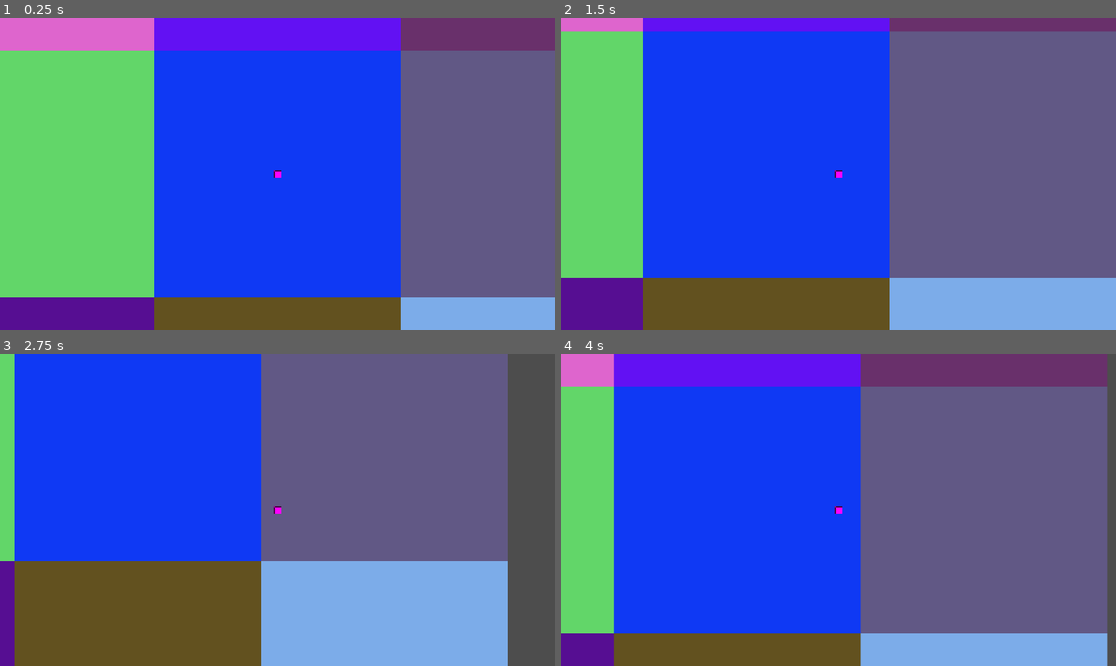
Above: before the commit, frames 1-4 (two rows, left to right).
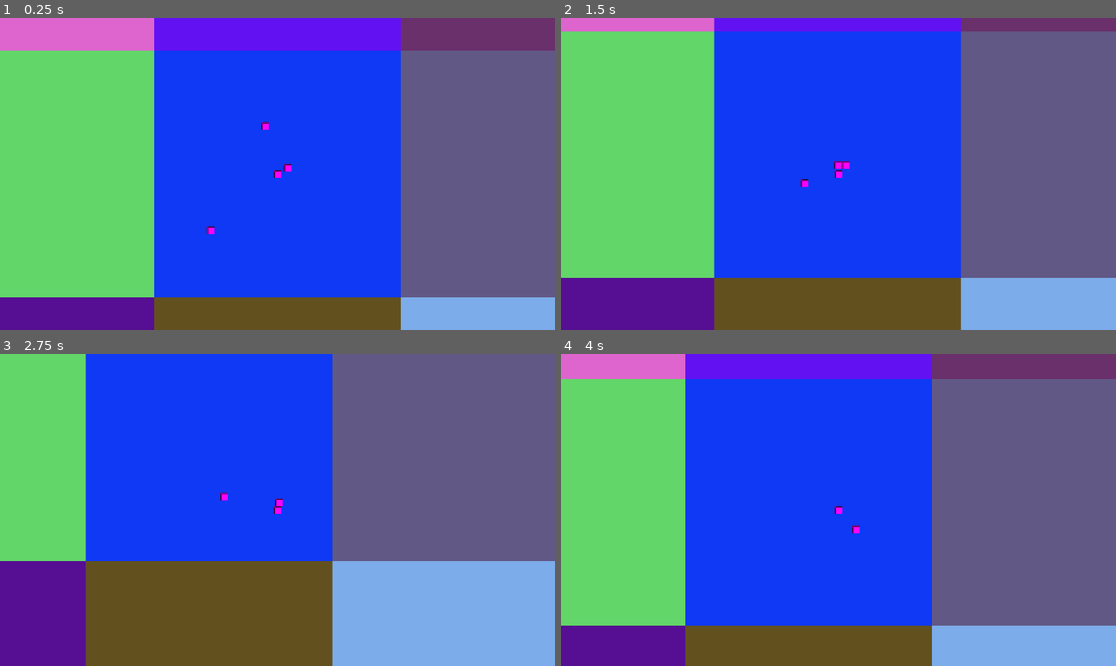
Above: after the commit, the same moments.

Repository: MRCLARK0/Cook_Craft_Die_Repeat
Game: Godot game, scene res://main/main.tscn
The game is run twice, just before and just after one commit, with the same random seed, the same clock (stepped at 60 frames per second) and the same inputs.
Inputs:
- Up to frame 1 (0.25 s): no input
- Up to frame 2 (1.5 s): hold Right (ui_right) 0.53-1.28 s; tap Space (attack, bound only after the commit) at 0.6, 1.35 s; hold Down (ui_down) from 1.28 s (still down)
- Up to frame 3 (2.75 s): release Down (ui_down) at 2.03 s; hold Right (ui_right) from 2.03 s (still down); tap Space (attack, bound only after the commit) at 2.1 s
- Up to frame 4 (4 s): release Right (ui_right) at 2.78 s; hold Up (ui_up) 2.78-3.53 s; tap Space (attack, bound only after the commit) at 2.85, 3.6 s; hold Left (ui_left) from 3.53 s (still down)

The runs differ from the first frame. In frame 1, 0.1% of the frame differs, in the area x 37-53%, y 33-70%; in frame 2, 26%; in frame 3, 34%, in the area x 2-100%, y 0-100%; in frame 4, 31%.

Commit message:
feat: core combat loop and ingredient drops functioning

Diff:
--- /dev/null
+++ b/entities/Enemy.gd
@@ -0,0 +1,47 @@
+extends CharacterBody2D
+
+signal enemy_defeated(pos: Vector2)
+
+@export var move_speed: float = 100.0
+@export var detection_radius: float = 150.0
+@export var health: int = 3
+
+var target: Node2D = null
+var wander_direction: Vector2 = Vector2.RIGHT.rotated(randf() * TAU)
+var wander_timer: float = 0.0
+
+func _ready() -> void:
+	$Area2D/CollisionShape2D.shape.radius = detection_radius
+	$Area2D.connect("body_entered", _on_body_entered)
+	$Area2D.connect("body_exited", _on_body_exited)
+
+func _physics_process(delta: float) -> void:
+	if target:
+		var direction := (target.global_position - global_position).normalized()
+		velocity = direction * move_speed
+	else:
+		wander_timer -= delta
+		if wander_timer <= 0.0:
+			wander_timer = randf_range(1.5, 3.0)
+			wander_direction = Vector2.RIGHT.rotated(randf() * TAU)
+		velocity = wander_direction * move_speed * 0.4
+
+	move_and_slide()
+
+func _on_body_entered(body: Node) -> void:
+	if body.is_in_group("player"):
+		target = body
+
+func _on_body_exited(body: Node) -> void:
+	if body == target:
+		target = null
+
+func take_damage(amount: int) -> void:
+	health -= amount
+	if health <= 0:
+		die()
+
+func die() -> void:
+	print("Enemy defeated! Dropping ingredient.")
+	emit_signal("enemy_defeated", global_position)
+	queue_free()
--- /dev/null
+++ b/entities/Enemy.tscn
@@ -0,0 +1,26 @@
+[gd_scene load_steps=5 format=3 uid="uid://cymfgqh7gyv35"]
+
+[ext_resource type="Script" uid="uid://dgbbmx64l8t36" path="res://entities/Enemy.gd" id="1_ixjfo"]
+
+[sub_resource type="PlaceholderTexture2D" id="PlaceholderTexture2D_d0yhi"]
+size = Vector2(16, 16)
+
+[sub_resource type="RectangleShape2D" id="RectangleShape2D_a23sr"]
+size = Vector2(16, 16)
+
+[sub_resource type="CircleShape2D" id="CircleShape2D_vec32"]
+radius = 100.0
+
+[node name="Enemy" type="CharacterBody2D" groups=["enemies"]]
+script = ExtResource("1_ixjfo")
+
+[node name="Sprite2D" type="Sprite2D" parent="."]
+texture = SubResource("PlaceholderTexture2D_d0yhi")
+
+[node name="CollisionShape2D" type="CollisionShape2D" parent="."]
+shape = SubResource("RectangleShape2D_a23sr")
+
+[node name="Area2D" type="Area2D" parent="."]
+
+[node name="CollisionShape2D" type="CollisionShape2D" parent="Area2D"]
+shape = SubResource("CircleShape2D_vec32")
--- /dev/null
+++ b/entities/IngredientPickup.gd
@@ -0,0 +1,11 @@
+extends Area2D
+
+@export var ingredient_name: String = "Mystery Meat"
+
+func _ready() -> void:
+	connect("body_entered", _on_body_entered)
+
+func _on_body_entered(body: Node) -> void:
+	if body.is_in_group("player"):
+		print("Picked up: ", ingredient_name)
+		queue_free()
--- /dev/null
+++ b/entities/IngredientPickup.tscn
@@ -0,0 +1,14 @@
+[gd_scene load_steps=3 format=3 uid="uid://cskf8wk7rtosj"]
+
+[ext_resource type="Script" uid="uid://bgch0g028l8e0" path="res://entities/IngredientPickup.gd" id="1_xxaec"]
+
+[sub_resource type="CircleShape2D" id="CircleShape2D_5xlx7"]
+radius = 25.0
+
+[node name="IngredientPickup" type="Area2D"]
+script = ExtResource("1_xxaec")
+
+[node name="Sprite2D" type="Sprite2D" parent="."]
+
+[node name="CollisionShape2D" type="CollisionShape2D" parent="."]
+shape = SubResource("CircleShape2D_5xlx7")
--- a/entities/Player.gd
+++ b/entities/Player.gd
@@ -1,6 +1,14 @@
 extends CharacterBody2D
 
 @export var move_speed: float  = 200.0
+@export var attack_range: float = 24.0
+@export var attack_cooldown: float = 0.4
+
+var can_attack: bool = true
+
+func _process(_delta):
+	if Input.is_action_just_pressed("attack") and can_attack:
+		perform_attack()
 
 func _physics_process(delta: float) -> void:
 	var input_vector := Vector2.ZERO
@@ -10,3 +18,12 @@
 
 	velocity = input_vector * move_speed
 	move_and_slide()
+
+func perform_attack():
+	can_attack = false
+	print("Player attacked!")
+	for body in get_tree().get_nodes_in_group("enemies"):
+		if global_position.distance_to(body.global_position) < attack_range:
+			body.take_damage(1)
+	await get_tree().create_timer(attack_cooldown).timeout
+	can_attack = true
--- a/entities/Player.tscn
+++ b/entities/Player.tscn
@@ -9,7 +9,7 @@
 [sub_resource type="RectangleShape2D" id="RectangleShape2D_eh0f6"]
 size = Vector2(16, 16)
 
-[node name="Player" type="CharacterBody2D"]
+[node name="Player" type="CharacterBody2D" groups=["player"]]
 script = ExtResource("1_ojs4q")
 
 [node name="Sprite2D" type="Sprite2D" parent="."]
--- a/project.godot
+++ b/project.godot
@@ -49,3 +49,8 @@
 , Object(InputEventKey,"resource_local_to_scene":false,"resource_name":"","device":-1,"window_id":0,"alt_pressed":false …(183 unchanged characters)…
 ]
 }
+attack={
+"deadzone": 0.2,
+"events": [Object(InputEventKey,"resource_local_to_scene":false,"resource_name":"","device":-1,"window_id":0,"alt_pressed":false,"shift_pressed":false,"ctrl_pressed":false,"meta_pressed":false,"pressed":false,"keycode":0,"physical_keycode":32,"key_label":0,"unicode":32,"location":0,"echo":false,"script":null)
+]
+}
--- a/world/Dungeon.gd
+++ b/world/Dungeon.gd
@@ -1,8 +1,12 @@
 extends Node2D
 
 @export var room_scene: PackedScene
+@export var enemy_scene: PackedScene
+@export var ingredient_scene: PackedScene
+
 @export var grid_size: int = 3 # simple 3x3 grid
 @onready var room_container: Node2D = $RoomContainer
+
 @onready var player: Node2D = $Player
 
 const ROOM_SIZE: int = 512
@@ -60,3 +64,31 @@
 
 func _on_enter_room(x: int, y: int) -> void:
 	print("Entered room: ", x, ", ", y)
+	center_camera_on_room(x, y)
+	spawn_enemies_in_room(x, y)
+
+func spawn_enemies_in_room(x: int, y: int) -> void:
+	var enemy_count := randi_range(1, 3)
+	for i in range(enemy_count):
+		var enemy = enemy_scene.instantiate()
+		enemy.global_position = Vector2(
+			x * ROOM_SIZE + randf_range(100, ROOM_SIZE - 100),
+			y * ROOM_SIZE + randf_range(100, ROOM_SIZE - 100),
+		)
+		enemy.connect("enemy_defeated", _on_enemy_defeated)
+		room_container.add_child(enemy)
+
+func _on_enemy_defeated(pos: Vector2) -> void:
+	var drop = ingredient_scene.instantiate()
+	drop.global_position = pos
+	room_container.add_child(drop)
+
+func center_camera_on_room(x: int, y: int) -> void:
+	# For now, this is a no-op since the camera follows the player automatically.
+	# In future, we might smoothly pan the camera or snap the player to the room center.
+	var center_pos := Vector2(
+		x * ROOM_SIZE + ROOM_SIZE / 2,
+		y * ROOM_SIZE + ROOM_SIZE /2
+	)
+	# Optional: reposition player for debugging / future transitions
+	# player.global_position = center_pos
--- a/world/Dungeon.tscn
+++ b/world/Dungeon.tscn
@@ -1,12 +1,16 @@
-[gd_scene load_steps=4 format=3 uid="uid://bow1p3ancxb6q"]
+[gd_scene load_steps=6 format=3 uid="uid://bow1p3ancxb6q"]
 
 [ext_resource type="Script" uid="uid://c28gri2wgapqs" path="res://world/Dungeon.gd" id="1_mtm5p"]
 [ext_resource type="PackedScene" uid="uid://1ct8rnkyxlbc" path="res://world/Room.tscn" id="2_veh6i"]
 [ext_resource type="PackedScene" uid="uid://cunwrpanshkn" path="res://entities/Player.tscn" id="3_iphg8"]
+[ext_resource type="PackedScene" uid="uid://cymfgqh7gyv35" path="res://entities/Enemy.tscn" id="3_pospp"]
+[ext_resource type="PackedScene" uid="uid://cskf8wk7rtosj" path="res://entities/IngredientPickup.tscn" id="4_5dsa0"]
 
 [node name="Dungeon" type="Node2D"]
 script = ExtResource("1_mtm5p")
 room_scene = ExtResource("2_veh6i")
+enemy_scene = ExtResource("3_pospp")
+ingredient_scene = ExtResource("4_5dsa0")
 
 [node name="Player" parent="." instance=ExtResource("3_iphg8")]
 z_index = 10
Not shown, added: entities/Enemy.gd.uid
Not shown, added: entities/IngredientPickup.gd.uid
